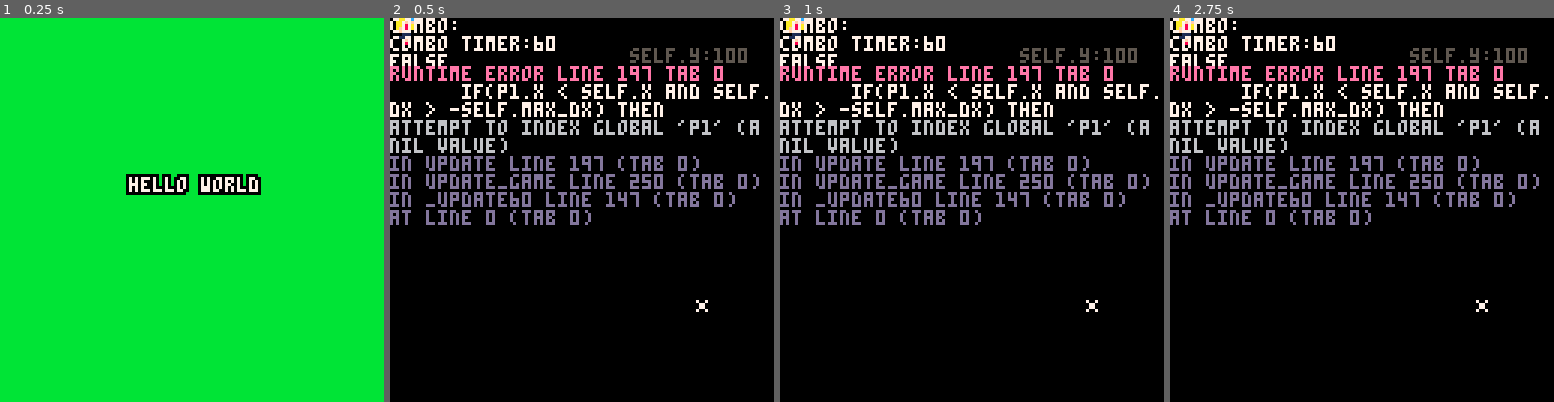
Above: before the commit, frames 1-4 (left to right).
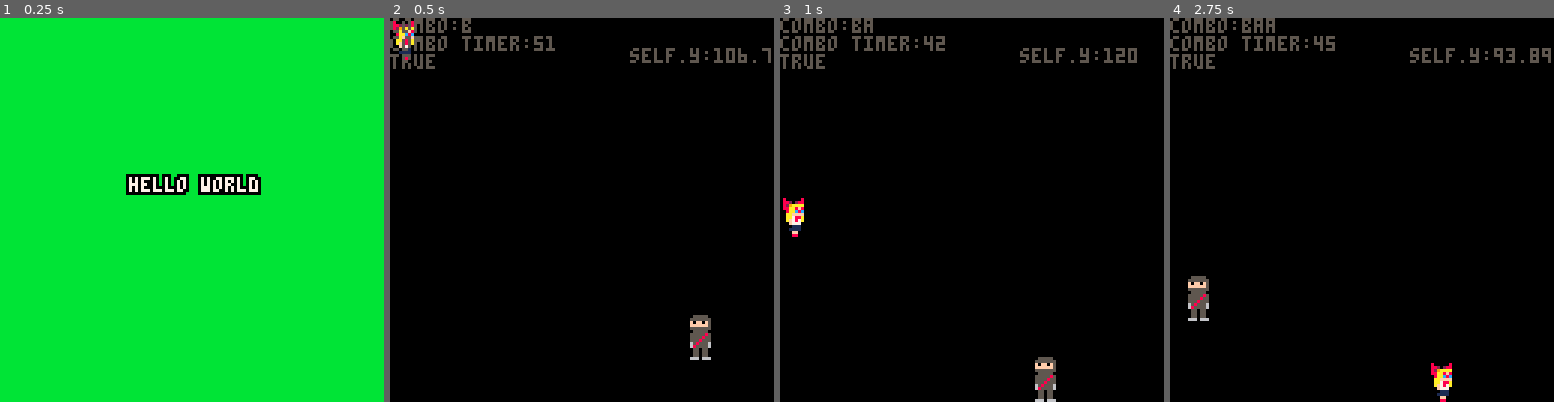
Above: after the commit, the same moments.

Repository: MarkNickerson/SailorV
Game: PICO-8 cartridge sailorv.p8
The game is run twice, just before and just after one commit, with the same random seed, the same clock (stepped at 60 frames per second) and the same inputs.
Inputs:
- Up to frame 1 (0.25 s): no input
- Up to frame 2 (0.5 s): tap X (X key) at 0.33 s
- Up to frame 3 (1 s): tap O (Z key) at 0.7 s
- Up to frame 4 (2.75 s): tap X (X key) at 1.07, 1.85 s; hold Right 1.6-2.1 s; tap O (Z key) at 1.7, 2.1, 2.5 s; hold Up 2.15-2.42 s; hold Right from 2.47 s (still down)

Frame 1 is identical in both runs. In frame 2, 12% of the frame differs, in the area x 0-100%, y 0-90%; in frame 3, 13%; in frame 4, 13%, in the area x 0-100%, y 0-100%.
Error before the commit: runtime error line 197 tab 0; if(p1.x < self.x and self.dx > -self.max_dx) then; attempt to index global 'p1' (a nil value)

Commit message:
rebasing errors

Diff:
--- a/sailorv.p8
+++ b/sailorv.p8
@@ -197,9 +197,9 @@
       local b_right=btn(1)
 
       -- ninja spawns and runs to the left
-      if(p1.x < self.x and self.dx > -self.max_dx) then
+      if(player.x < self.x and self.dx > -self.max_dx) then
         self.dx-=self.p_speed
-      elseif(p1.x > self.x and self.dx < self.max_dx) then
+      elseif(player.x > self.x and self.dx < self.max_dx) then
       	self.dx += self.p_speed
       end
 
@@ -220,7 +220,7 @@
     end,
 
     draw=function(self)
-      spr(32, self.x, self.y-8, 1, 2)
+      spr(64, self.x, self.y-8, 1, 2)
       print ('self.y:'..(self.y), 80, 10, 5)
     end
   }
